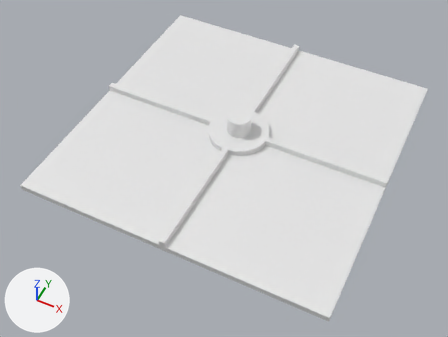
Renders of the Blender file Blender/Untitled.blend from each side of a commit.
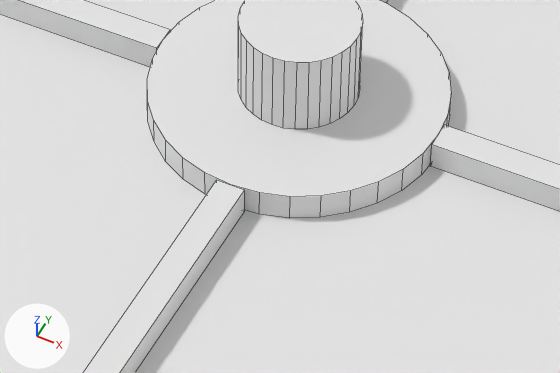
Each version appears first whole from a camera (50 mm lens) standing at (110.5, -182.0, 146.0) and looking at (50.1, -61.2, -5.0), and next in a close-up on the part from 40% to 65% of the width and 33% to 55% of the height. Arrows for +X, +Y and +Z are at lower left; the lights stay in place. The close-ups show mesh edges as thin lines.
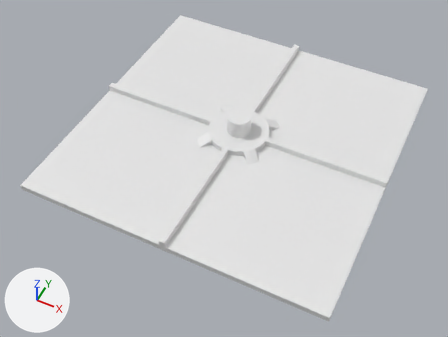
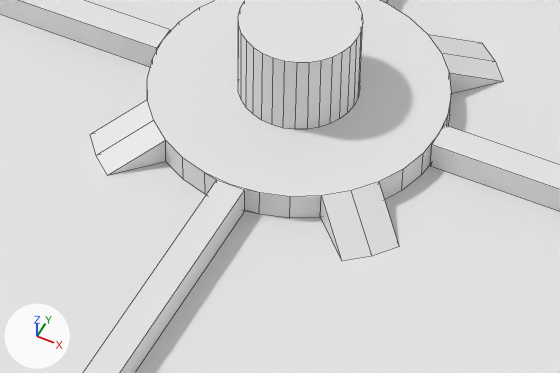
What differs and where, as boxes (x1, y1, x2, y2) in the close-ups (560 x 373 px):
```json
{"part": 1, "of": "me_cube", "change": "built on", "after": [428, 34, 503, 93]}
{"part": 2, "of": "me_cube", "change": "built on", "before": [147, 100, 379, 217], "after": [90, 100, 399, 261]}
```

Edits to the scene script, one JSON object a line:
```json
{"block": "me_cube", "where": "# used by ob_cube; location = (0.0, 0.0, 0.0)"}
{"block": "me_cube", "where": "# verts and faces of me_cube; kept vertices keep their numbers, new ones are numbered from 168"}
{"block": "me_cube", "where": "# before: 78 (55.6, -41.7, 1.0), 79 (55.6, -41.7, 3.0) at pixel (427, 34), 80 (57.1, -42.9, 1.0), 81 (57.1, -42.9, 3.0) at pixel (441, 52), 82 (58.3, -44.4, 1.0)"}
{"block": "me_cube", "where": "# before: 83 (58.3, -44.4, 3.0) at pixel (449, 72)"}
{"op": "remove", "block": "me_cube", "code": "me_cube.from_pydata(...)  # 168 vertices, 98 faces; spans x 0.0..100.0, y -100.0..0.0, z -1.0..9.0"}
{"op": "add", "block": "me_cube", "code": "me_cube.from_pydata(...)  # 180 vertices, 115 faces; spans x 0.0..100.0, y -100.0..0.0, z -1.0..9.0"}
{"block": "me_cube", "change": "me_cube part 1"}
{"op": "add", "block": "me_cube", "code": "delete_faces([(78, 79, 81, 80), (80, 81, 83, 82)])"}
{"op": "add", "block": "me_cube", "code": "for new, old in zip([177, 178, 179], [78, 80, 82]): verts[new] = verts[old] + (2.8, 2.8, 0.0)"}
{"op": "add", "block": "me_cube", "code": "faces += [(81, 83, 179, 178), (78, 79, 177), (78, 177, 178, 80), (82, 179, 83), (80, 178, 179, 82), (79, 81, 178, 177)]"}
{"block": "me_cube", "change": "me_cube part 2"}
{"block": "me_cube", "change": "7 faces are deleted"}
{"block": "me_cube", "change": "6 vertices are added at (38.9, -58.4, 1.0), (40.1, -59.9, 1.0), (41.6, -61.1, 1.0), (61.1, -58.4, 1.0), (59.9, -59.9, 1.0), (58.4, -61.1, 1.0)"}
{"block": "me_cube", "change": "16 new faces join them"}
```
